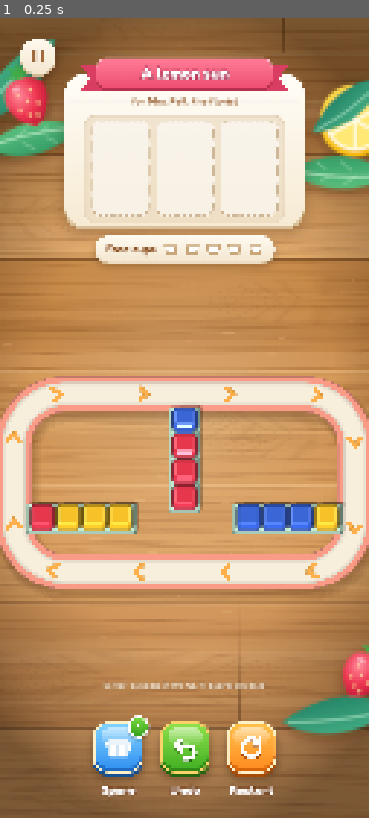
Above: before the commit, frame 1.
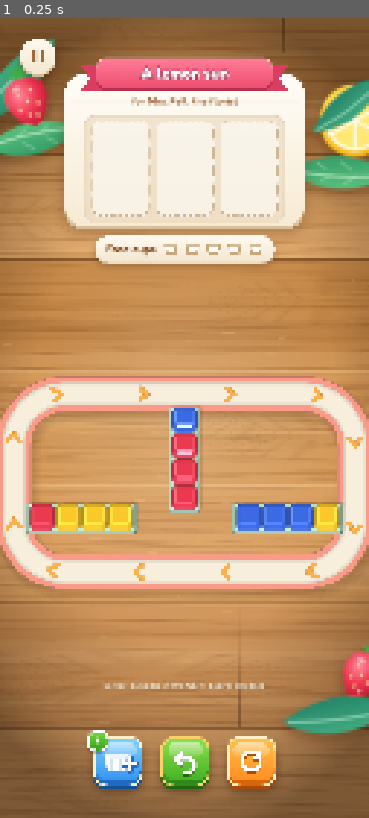
Above: after the commit, the same moment.

Repository: RobertSassen/gumdrop
Game: Godot game, scene res://scenes/game.tscn
Two runs of this game, one before a commit and one after it. Both use one fixed random seed, a clock stepped at 60 frames per second and the inputs below.
Inputs:
- Up to frame 1 (0.25 s): no input

The runs differ from the first frame. In frame 1, 4.4% of the frame differs, in the area x 7-93%, y 48-98%.

Commit message:
Drop button labels, add a plus to Spare, soften shadows and jelly rims
- The bottom buttons lose their labels and sit a little lower; the boost
  count badge moves to the top left, and the Spare cup gets a small plus.
- Sprite shadows are lighter and warm brown, and the belt's table shadow
  is lighter, so stacked sprite shadows read like the single 3D mockup.
- Jelly is tinted with the body shading as rendered instead of squared,
  which matches a full-color render and removes the dark rims.

Co-Authored-By: Claude Opus 5.5 <noreply@anthropic.com>
Claude-Session: https://claude.ai/code/session_016FES2as2rxmmayKmhRET6j

Diff:
--- a/scripts/game.gd
+++ b/scripts/game.gd
@@ -29,10 +29,9 @@
 const CUSTOMER_Y := 242.0
 const PILL_TOP := 636.0
 const PILL_HEIGHT := 80.0
-const BUTTON_Y := 2060.0
+const BUTTON_Y := 2100.0
 const BUTTON_SIZE := 148.0
 const BUTTON_XS := [272.0, 466.0, 660.0]
-const LABEL_Y := 2256.0
 
 ## Values from tuning.json, refreshed by _apply_tuning().
 var flavor_colors: Array = []
@@ -396,11 +395,11 @@
 			var s := shadow.get_pixel(x, y)
 			var b := body.get_pixel(x, y)
 			var g := gloss.get_pixel(x, y)
-			# The body is rendered softly lit; a square curve brings back the
-			# darker sides of the mockup. The gloss loses its faint overall
-			# haze so only real highlights brighten the color.
-			var shade := Color(b.r * b.r, b.g * b.g, b.b * b.b)
-			var col := Color(shade.r * c.r, shade.g * c.g, shade.b * c.b).lerp(Color.WHITE, glow)
+			# The body is rendered softly lit, so its shading already matches a
+			# full-color render; a steeper curve would darken the rims. The
+			# gloss loses its faint overall haze so only real highlights
+			# brighten the color.
+			var col := Color(b.r * c.r, b.g * c.g, b.b * c.b).lerp(Color.WHITE, glow)
 			var gl := clampf((g.r - 0.22) / 0.78, 0.0, 1.0) * g.a * gk
 			col = Color(minf(col.r + gl, 1.0), minf(col.g + gl, 1.0), minf(col.b + gl, 1.0))
 			# body over shadow
@@ -554,7 +553,7 @@
 		var sh := path.duplicate()
 		for i in sh.size():
 			sh[i] += Vector2(4 + k * 2, 12 + k * 3)
-		draw_polyline(sh, Color(0.24, 0.12, 0.04, 0.07), full + 6.0 + k * 8.0, true)
+		draw_polyline(sh, Color(0.24, 0.12, 0.04, 0.045), full + 6.0 + k * 8.0, true)
 	draw_polyline(path, col_rail.darkened(0.22), full + 4.0, true)
 	draw_polyline(path, col_rail, full - 2.0, true)
 	# the belt is a little darker where it meets the rails
@@ -704,11 +703,8 @@
 
 func _draw_buttons() -> void:
 	var names := ["btn_spare", "btn_undo", "btn_restart"]
-	var labels := ["Spare", "Undo", "Restart"]
 	for i in 3:
-		var mod := Color.WHITE
-		draw_texture(tex[names[i]], Vector2(BUTTON_XS[i], BUTTON_Y) - Vector2.ONE * ART_PAD, mod)
-		_text(labels[i], Vector2(BUTTON_XS[i] + 74.0, LABEL_Y), 38, Color(1, 1, 1, mod.a), 4, Color("6b3510", mod.a), font, 2.0)
+		draw_texture(tex[names[i]], Vector2(BUTTON_XS[i], BUTTON_Y) - Vector2.ONE * ART_PAD)
 
 
 func _draw_readouts() -> void:
Binary file changed: art/btn_spare.png
Binary file changed: art/cube_shadow.png
Binary file changed: art/cup.png
Binary file changed: art/slab_h_shadow.png
Binary file changed: art/slab_v_shadow.png
Binary file changed: art/tray_down.png
Binary file changed: art/tray_left.png
Binary file changed: art/tray_right.png
Binary file changed: art/tray_up.png
